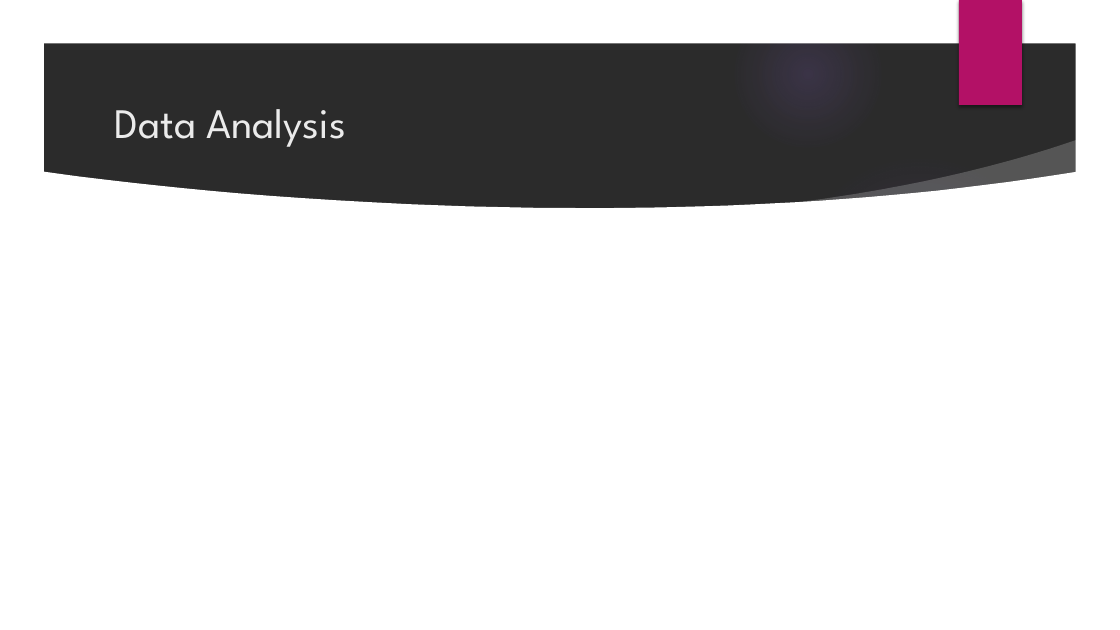
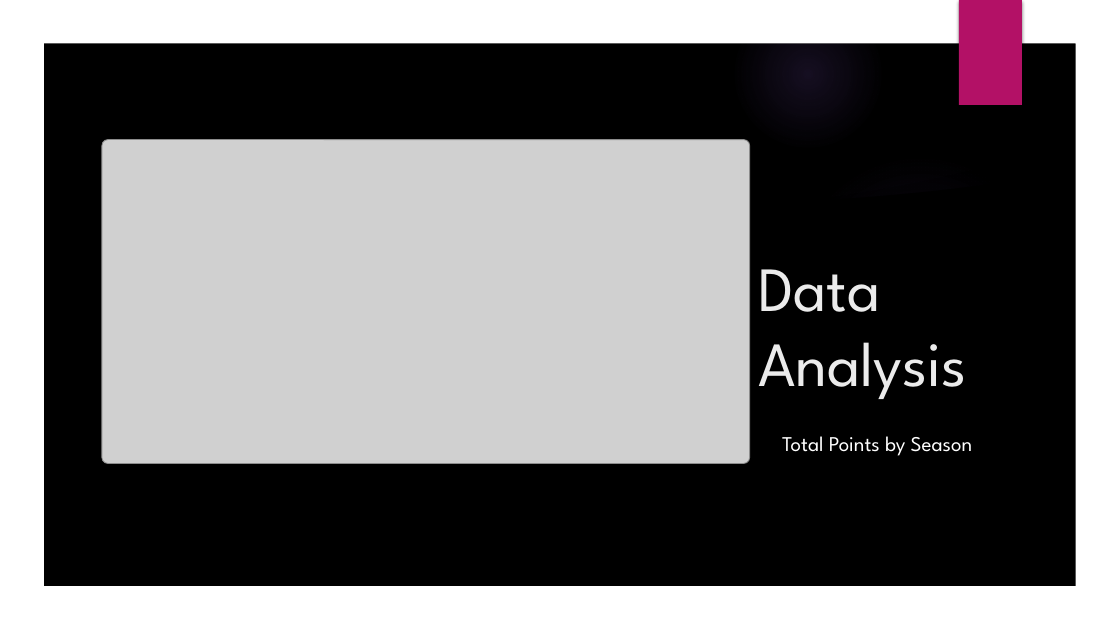
Before and after one commit to ethomps33/Premier_League_Sports_Analysis, a slide deck: slide 12 of Presentation/Project 1 Presentation.pptx. Drawn at 1120x630 pixels with LibreOffice and Linux fonts; fonts in the diff are those of the drawing; grey boxes stand for pictures; background and template pictures are left out; a plain dark background stands for a picture behind light text. Boxes give left, top, right and bottom in pixels: in the first picture for what was removed or moved away, otherwise in the second. Text is boxed around its words. In the diff, an @@ line names an element or a change of style, - is before the commit and + after.

```diff
--- a/Presentation/Project 1 Presentation.pptx
+++ b/Presentation/Project 1 Presentation.pptx
@@ freeform shape removed at <box>0,0,1120,630</box> @@
@@ freeform shape added at <box>0,0,1120,630</box>, fill #000000 @@
@@ freeform shape added at <box>0,0,1120,630</box>, fill #FFFFFF @@
@@ rectangle removed at <box>959,0,1022,105</box> @@
@@ rectangle added at <box>959,0,1022,105</box>, fill #B31166 @@
@@ title "Data Analysis": place and size @@
-title "Data Analysis" at <box>114,109,346,147</box>
+title "Data Analysis" at <box>758,269,967,399</box>
@@ title "Data Analysis" at <box>758,269,967,399</box>: size 36 to 54 pt; vertical alignment middle to bottom @@
@@ picture added at <box>102,139,749,464</box> @@
@@ freeform shape at <box>779,140,1085,231</box>: fill #FFFFFF at 20% opacity to #000000 at 20% opacity @@
@@ freeform shape at <box>42,171,1078,588</box>: fill #FFFFFF to #000000 @@
@@ text added at <box>782,436,973,456</box>, 18 pt, text #FFFFFF @@
+Total Points by Season
```
Also in this commit, not shown: 13 other slides changed, 8 slides added, 12 other files.
